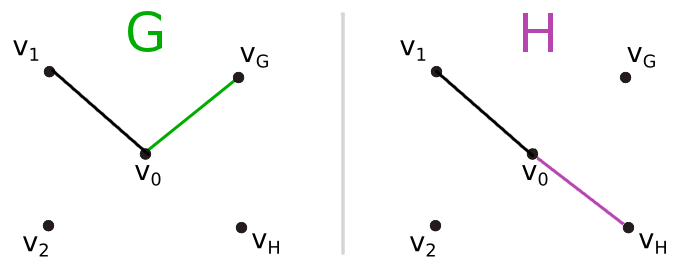
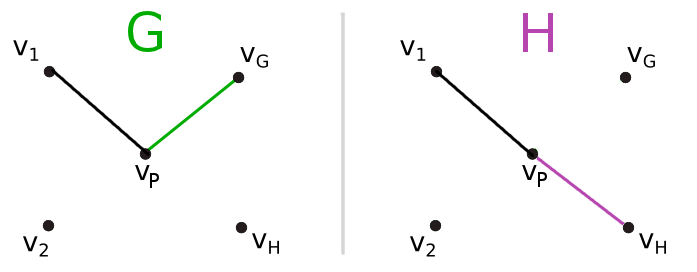
The second (697, 272) image is a revision of the first. Changes to its layers:
added layer "P#1" above "P" over [left=150, top=173, right=159, bottom=188]
added layer "P" above "Pasted Layer copy" over [left=538, top=172, right=547, bottom=187]
painted on "Pasted Layer copy" over [left=538, top=172, right=548, bottom=186]
painted on "Pasted Layer" over [left=150, top=172, right=161, bottom=188]
